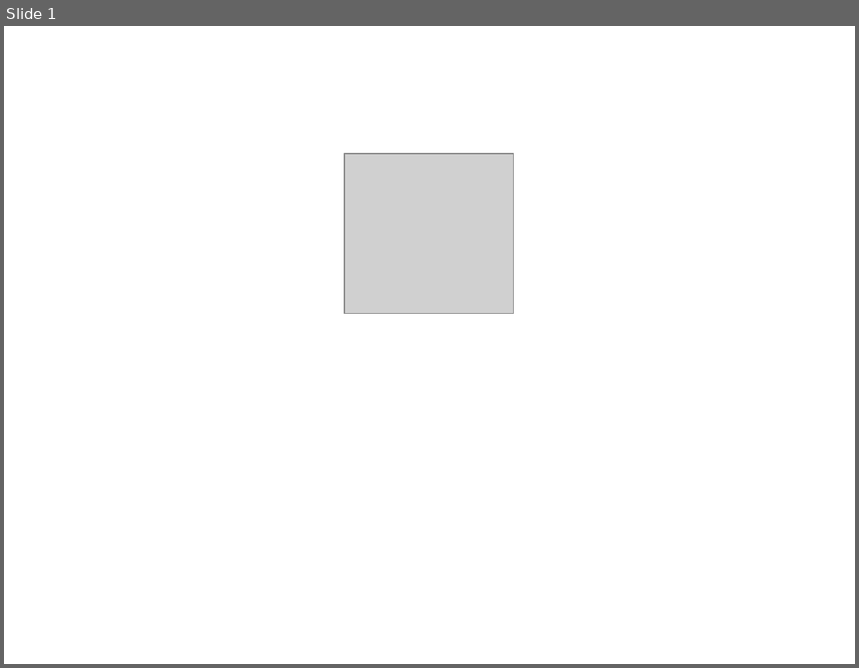
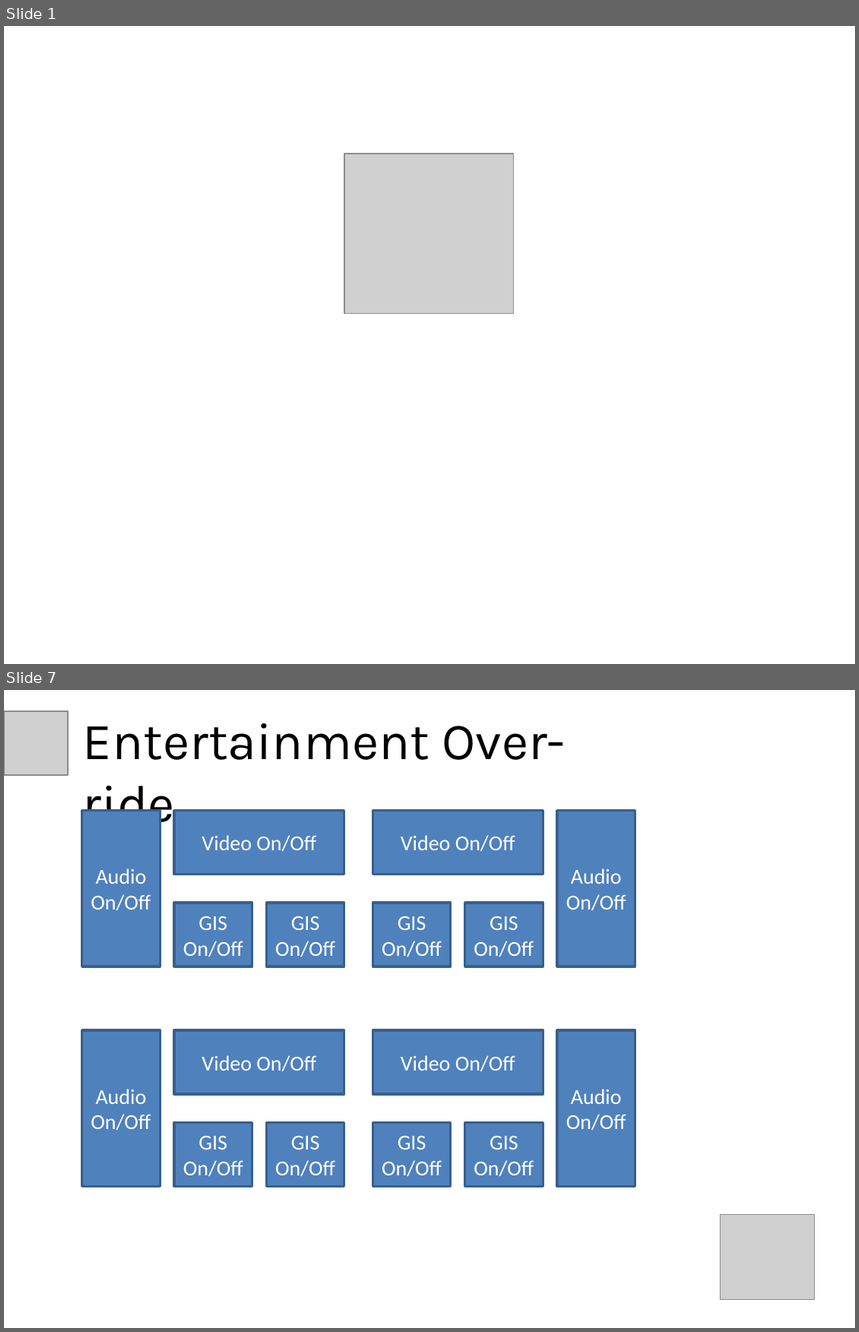
Before and after one commit to TeamCats/Docs, a slide deck: Mockup.pptx. Shown one above the other, each under a label of ours: slide 1 before the commit, slides 1 and 7 after it; the slides between them are not shown. The pictures are 859x668 and 859x1332 pixels, drawn with LibreOffice and Linux fonts; fonts in the diff are those of the drawing; grey boxes stand for pictures. Boxes give left, top, right and bottom in pixels: in the first picture for what was removed or moved away, otherwise in the second. Text is boxed around its words. In the diff, an @@ line names an element or a change of style, - is before the commit and + after.

```diff
--- a/Mockup.pptx
+++ b/Mockup.pptx
@@ slide 7 added at box(4, 690, 855, 1328), background #FFFFFF @@
@@ picture added at box(4, 711, 68, 775) @@
@@ text added at box(83, 723, 566, 834), 44 pt, text #000000 @@
+Entertainment Over-ride
@@ rectangle added at box(82, 811, 161, 967), fill #4F81BD, outline #3A5F8C 2 pt, 18 pt, text #FFFFFF @@
+Audio
+On/Off
@@ rectangle added at box(174, 811, 344, 875), fill #4F81BD, outline #3A5F8C 2 pt, 18 pt, text #FFFFFF @@
+Video On/Off
@@ rectangle added at box(373, 811, 543, 875), fill #4F81BD, outline #3A5F8C 2 pt, 18 pt, text #FFFFFF @@
+Video On/Off
@@ rectangle added at box(557, 811, 636, 967), fill #4F81BD, outline #3A5F8C 2 pt, 18 pt, text #FFFFFF @@
+Audio
+On/Off
@@ rectangle added at box(174, 903, 253, 967), fill #4F81BD, outline #3A5F8C 2 pt, 18 pt, text #FFFFFF @@
+GIS On/Off
@@ rectangle added at box(266, 903, 344, 967), fill #4F81BD, outline #3A5F8C 2 pt, 18 pt, text #FFFFFF @@
+GIS On/Off
@@ rectangle added at box(373, 903, 451, 967), fill #4F81BD, outline #3A5F8C 2 pt, 18 pt, text #FFFFFF @@
+GIS On/Off
@@ rectangle added at box(465, 903, 544, 967), fill #4F81BD, outline #3A5F8C 2 pt, 18 pt, text #FFFFFF @@
+GIS On/Off
@@ rectangle added at box(82, 1030, 161, 1186), fill #4F81BD, outline #3A5F8C 2 pt, 18 pt, text #FFFFFF @@
+Audio
+On/Off
@@ rectangle added at box(174, 1030, 344, 1094), fill #4F81BD, outline #3A5F8C 2 pt, 18 pt, text #FFFFFF @@
+Video On/Off
@@ rectangle added at box(373, 1030, 543, 1094), fill #4F81BD, outline #3A5F8C 2 pt, 18 pt, text #FFFFFF @@
+Video On/Off
@@ rectangle added at box(557, 1030, 636, 1186), fill #4F81BD, outline #3A5F8C 2 pt, 18 pt, text #FFFFFF @@
+Audio
+On/Off
@@ rectangle added at box(174, 1122, 253, 1186), fill #4F81BD, outline #3A5F8C 2 pt, 18 pt, text #FFFFFF @@
+GIS On/Off
@@ rectangle added at box(266, 1122, 344, 1186), fill #4F81BD, outline #3A5F8C 2 pt, 18 pt, text #FFFFFF @@
+GIS On/Off
@@ rectangle added at box(373, 1122, 451, 1186), fill #4F81BD, outline #3A5F8C 2 pt, 18 pt, text #FFFFFF @@
+GIS On/Off
@@ rectangle added at box(465, 1122, 544, 1186), fill #4F81BD, outline #3A5F8C 2 pt, 18 pt, text #FFFFFF @@
+GIS On/Off
@@ picture added at box(721, 1215, 815, 1300) @@
```
Also in this commit, not shown: 3 slides changed, 2 other slides added.
